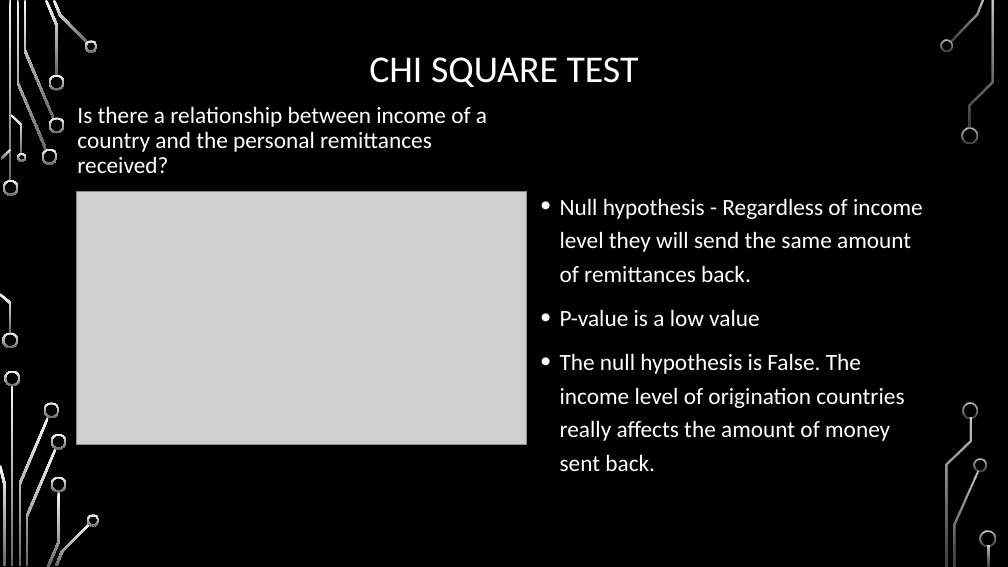
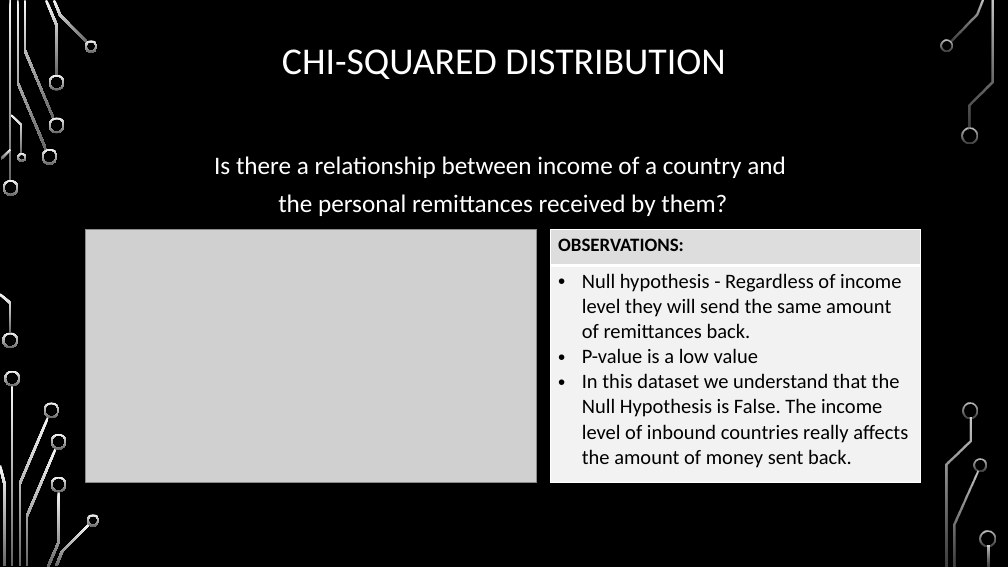
Before and after one commit to nithiye/Project-Guru, a slide deck: slide 11 of IMPACT OF MIGRATION ON GDP.pptx. Drawn at 1008x567 pixels with LibreOffice and Linux fonts; fonts in the diff are those of the drawing; grey boxes stand for pictures; background and template pictures are left out. Boxes give left, top, right and bottom in pixels: in the first picture for what was removed or moved away, otherwise in the second. Text is boxed around its words. In the diff, an @@ line names an element or a change of style, - is before the commit and + after.

Commit message:
Updated presentation

```diff
--- a/IMPACT OF MIGRATION ON GDP.pptx
+++ b/IMPACT OF MIGRATION ON GDP.pptx
@@ title at (282,49,725,79): text changed @@
-CHI SQUARE TEST
+CHI-SQUARED DISTRIBUTION
@@ text at (214,156,786,216): text changed; size 22.2 to 24 pt @@
-Is there a relationship between income of a country and the personal remittances received?
+Is there a relationship between income of a country and
+the personal remittances received by them?
@@ text removed at (560,198,923,441) @@
-• Null hypothesis - Regardless of income level they will send the same amount of remittances back.
-• P-value is a low value
-• The null hypothesis is False. The income level of origination countries really affects the amount of money sent back.
@@ picture: place and size @@
-picture at (76,191,527,445)
+picture at (86,229,537,482)
@@ table added at (551,230,920,482), 2 rows, 1 columns @@
+OBSERVATIONS:
+Null hypothesis - Regardless of income level they will send the same amount of remittances back. / P-value is a low value / In this dataset we understand that the Null Hypothesis is False. The income level of inbound countries really affects the amount of money sent back.
```
Also in this commit, not shown: 10 other slides changed, 2 slides added, 3 slides removed.
